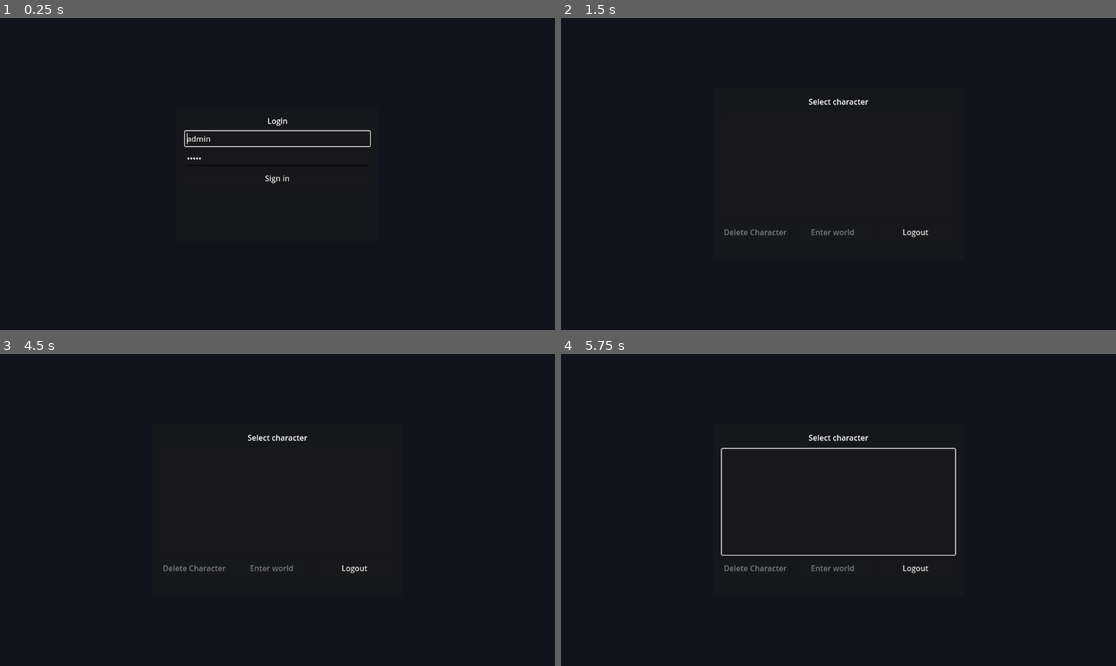
Above: before the commit, frames 1-4 (two rows, left to right).
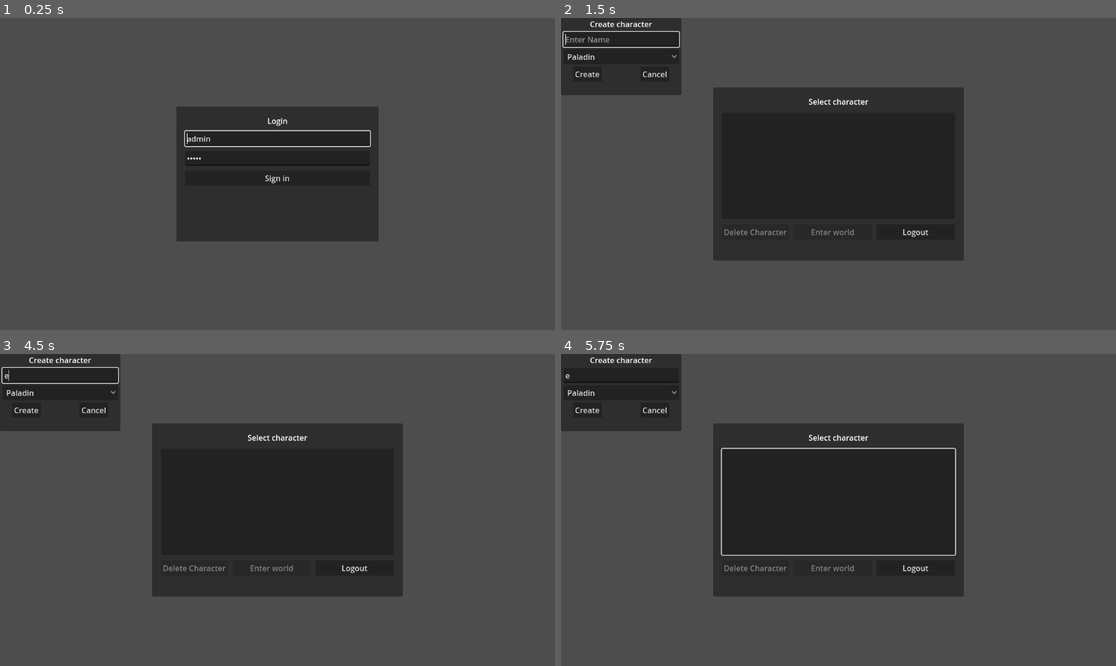
Above: after the commit, the same moments.

Repository: denisshkytko/mmo-mvp-godot
Game: Godot game, scene res://ui/flow/LoginUI.tscn
The game is run twice, just before and just after one commit, with the same random seed, the same clock (stepped at 60 frames per second) and the same inputs.
Inputs (mouse positions are in pixels of both pictures, inside the frame that each line leads up to):
- Up to frame 1 (0.25 s): no input
- Up to frame 2 (1.5 s): click "Sign in" at 0.5 s; click "Paladin" at 1.25 s
- Up to frame 3 (4.5 s): click "Create" at 2 s; click "Cancel" at 2.75 s; click "Logout" at 3.5 s; tap Enter at 4.25 s; move the mouse to (399, 494) at 4.27 s; hold Right (ui_right) from 4.28 s (still down); tap E (loot) at 4.35 s; click (399, 494) at 4.42 s
- Up to frame 4 (5.75 s): release Right (ui_right) at 5 s; tap Space at 5 s; drag from (727, 525) to (810, 572) at 5.02 s

The runs differ from the first frame. In frame 1, 84% of the frame differs, in the area x 0-100%, y 0-100%; in frame 2, 73%; in frame 3, 73%; in frame 4, 73%.

Commit message:
Remove Bg and Center nodes from HUDs

Diff:
--- a/ui/flow/CharacterSelectHUD.tscn
+++ b/ui/flow/CharacterSelectHUD.tscn
@@ -11,7 +11,7 @@
 grow_vertical = 2
 script = ExtResource("1_wuons")
 
-[node name="Root" type="Control" parent="."]
+[node name="Root" type="CenterContainer" parent="."]
 layout_mode = 3
 anchors_preset = 15
 anchor_right = 1.0
@@ -19,22 +19,11 @@
 grow_horizontal = 2
 grow_vertical = 2
 
-[node name="Bg" type="ColorRect" parent="Root"]
-layout_mode = 0
-anchor_right = 1.0
-anchor_bottom = 1.0
-color = Color(0.07, 0.08, 0.11, 1)
-
-[node name="Center" type="CenterContainer" parent="Root"]
-layout_mode = 0
-anchor_right = 1.0
-anchor_bottom = 1.0
-
-[node name="Panel" type="Panel" parent="Root/Center"]
+[node name="Panel" type="Panel" parent="Root"]
 custom_minimum_size = Vector2(520, 360)
 layout_mode = 2
 
-[node name="Margin" type="MarginContainer" parent="Root/Center/Panel"]
+[node name="Margin" type="MarginContainer" parent="Root/Panel"]
 layout_mode = 0
 anchor_right = 1.0
 anchor_bottom = 1.0
@@ -43,34 +32,34 @@
 theme_override_constants/margin_right = 18
 theme_override_constants/margin_bottom = 18
 
-[node name="VBox" type="VBoxContainer" parent="Root/Center/Panel/Margin"]
+[node name="VBox" type="VBoxContainer" parent="Root/Panel/Margin"]
 layout_mode = 2
 theme_override_constants/separation = 12
 
-[node name="Title" type="Label" parent="Root/Center/Panel/Margin/VBox"]
+[node name="Title" type="Label" parent="Root/Panel/Margin/VBox"]
 layout_mode = 2
 text = "Select character"
 horizontal_alignment = 1
 
-[node name="CharacterList" type="ItemList" parent="Root/Center/Panel/Margin/VBox"]
+[node name="CharacterList" type="ItemList" parent="Root/Panel/Margin/VBox"]
 custom_minimum_size = Vector2(0, 220)
 layout_mode = 2
 allow_reselect = true
 
-[node name="Buttons" type="HBoxContainer" parent="Root/Center/Panel/Margin/VBox"]
+[node name="Buttons" type="HBoxContainer" parent="Root/Panel/Margin/VBox"]
 layout_mode = 2
 theme_override_constants/separation = 10
 
-[node name="DeleteButton" type="Button" parent="Root/Center/Panel/Margin/VBox/Buttons"]
+[node name="DeleteButton" type="Button" parent="Root/Panel/Margin/VBox/Buttons"]
 layout_mode = 2
 text = "Delete Character"
 
-[node name="EnterButton" type="Button" parent="Root/Center/Panel/Margin/VBox/Buttons"]
+[node name="EnterButton" type="Button" parent="Root/Panel/Margin/VBox/Buttons"]
 layout_mode = 2
 size_flags_horizontal = 3
 text = "Enter world"
 
-[node name="LogoutButton" type="Button" parent="Root/Center/Panel/Margin/VBox/Buttons"]
+[node name="LogoutButton" type="Button" parent="Root/Panel/Margin/VBox/Buttons"]
 layout_mode = 2
 size_flags_horizontal = 3
 text = "Logout"
--- a/ui/flow/CreateCharacterHUD.tscn
+++ b/ui/flow/CreateCharacterHUD.tscn
@@ -15,21 +15,12 @@
 grow_horizontal = 2
 grow_vertical = 2
 
-[node name="Bg" type="ColorRect" parent="Root"]
+[node name="Panel" type="Panel" parent="Root"]
 layout_mode = 0
 offset_right = 250.0
 offset_bottom = 160.0
-color = Color(0.45452422, 0.45452428, 0.45452422, 1)
 
-[node name="Panel" type="Panel" parent="Root/Bg"]
-layout_mode = 1
-anchors_preset = 15
-anchor_right = 1.0
-anchor_bottom = 1.0
-grow_horizontal = 2
-grow_vertical = 2
-
-[node name="Margin" type="MarginContainer" parent="Root/Bg/Panel"]
+[node name="Margin" type="MarginContainer" parent="Root/Panel"]
 layout_mode = 1
 anchors_preset = 15
 anchor_right = 1.0
@@ -41,36 +32,36 @@
 theme_override_constants/margin_right = 5
 theme_override_constants/margin_bottom = 5
 
-[node name="VBox" type="VBoxContainer" parent="Root/Bg/Panel/Margin"]
+[node name="VBox" type="VBoxContainer" parent="Root/Panel/Margin"]
 layout_mode = 2
 theme_override_constants/separation = 5
 alignment = 1
 
-[node name="Title" type="Label" parent="Root/Bg/Panel/Margin/VBox"]
+[node name="Title" type="Label" parent="Root/Panel/Margin/VBox"]
 layout_mode = 2
 text = "Create character"
 horizontal_alignment = 1
 vertical_alignment = 1
 
-[node name="NameEdit" type="LineEdit" parent="Root/Bg/Panel/Margin/VBox"]
+[node name="NameEdit" type="LineEdit" parent="Root/Panel/Margin/VBox"]
 layout_mode = 2
 placeholder_text = "Enter Name"
 
-[node name="ClassOption" type="OptionButton" parent="Root/Bg/Panel/Margin/VBox"]
+[node name="ClassOption" type="OptionButton" parent="Root/Panel/Margin/VBox"]
 layout_mode = 2
 
-[node name="Buttons" type="HBoxContainer" parent="Root/Bg/Panel/Margin/VBox"]
+[node name="Buttons" type="HBoxContainer" parent="Root/Panel/Margin/VBox"]
 layout_mode = 2
 theme_override_constants/separation = 80
 alignment = 1
 
-[node name="CreateButton" type="Button" parent="Root/Bg/Panel/Margin/VBox/Buttons"]
+[node name="CreateButton" type="Button" parent="Root/Panel/Margin/VBox/Buttons"]
 layout_mode = 2
 text = "Create"
 
-[node name="CancelButton" type="Button" parent="Root/Bg/Panel/Margin/VBox/Buttons"]
+[node name="CancelButton" type="Button" parent="Root/Panel/Margin/VBox/Buttons"]
 layout_mode = 2
 text = "Cancel"
 
-[node name="ErrorLabel" type="Label" parent="Root/Bg/Panel/Margin/VBox"]
+[node name="ErrorLabel" type="Label" parent="Root/Panel/Margin/VBox"]
 layout_mode = 2
--- a/ui/flow/LoginHUD.tscn
+++ b/ui/flow/LoginHUD.tscn
@@ -11,7 +11,7 @@
 grow_vertical = 2
 script = ExtResource("1_4g51g")
 
-[node name="Root" type="Control" parent="."]
+[node name="Root" type="CenterContainer" parent="."]
 layout_mode = 3
 anchors_preset = 15
 anchor_right = 1.0
@@ -19,22 +19,11 @@
 grow_horizontal = 2
 grow_vertical = 2
 
-[node name="Bg" type="ColorRect" parent="Root"]
-layout_mode = 0
-anchor_right = 1.0
-anchor_bottom = 1.0
-color = Color(0.07, 0.08, 0.11, 1)
-
-[node name="Center" type="CenterContainer" parent="Root"]
-layout_mode = 0
-anchor_right = 1.0
-anchor_bottom = 1.0
-
-[node name="Panel" type="Panel" parent="Root/Center"]
+[node name="Panel" type="Panel" parent="Root"]
 custom_minimum_size = Vector2(420, 280)
 layout_mode = 2
 
-[node name="Margin" type="MarginContainer" parent="Root/Center/Panel"]
+[node name="Margin" type="MarginContainer" parent="Root/Panel"]
 layout_mode = 0
 anchor_right = 1.0
 anchor_bottom = 1.0
@@ -43,30 +32,30 @@
 theme_override_constants/margin_right = 18
 theme_override_constants/margin_bottom = 18
 
-[node name="VBox" type="VBoxContainer" parent="Root/Center/Panel/Margin"]
+[node name="VBox" type="VBoxContainer" parent="Root/Panel/Margin"]
 layout_mode = 2
 size_flags_vertical = 3
 theme_override_constants/separation = 10
 
-[node name="Title" type="Label" parent="Root/Center/Panel/Margin/VBox"]
+[node name="Title" type="Label" parent="Root/Panel/Margin/VBox"]
 layout_mode = 2
 text = "Login"
 horizontal_alignment = 1
 
-[node name="UsernameEdit" type="LineEdit" parent="Root/Center/Panel/Margin/VBox"]
+[node name="UsernameEdit" type="LineEdit" parent="Root/Panel/Margin/VBox"]
 layout_mode = 2
 placeholder_text = "Username"
 
-[node name="PasswordEdit" type="LineEdit" parent="Root/Center/Panel/Margin/VBox"]
+[node name="PasswordEdit" type="LineEdit" parent="Root/Panel/Margin/VBox"]
 layout_mode = 2
 placeholder_text = "Password"
 secret = true
 
-[node name="LoginButton" type="Button" parent="Root/Center/Panel/Margin/VBox"]
+[node name="LoginButton" type="Button" parent="Root/Panel/Margin/VBox"]
 layout_mode = 2
 text = "Sign in"
 
-[node name="ErrorLabel" type="Label" parent="Root/Center/Panel/Margin/VBox"]
+[node name="ErrorLabel" type="Label" parent="Root/Panel/Margin/VBox"]
 layout_mode = 2
 theme_override_colors/font_color = Color(1, 0.3, 0.3, 1)
 horizontal_alignment = 1
--- a/ui/flow/character_select_hud.gd
+++ b/ui/flow/character_select_hud.gd
@@ -1,9 +1,9 @@
 extends CanvasLayer
 
-@onready var list: ItemList = $Root/Center/Panel/Margin/VBox/CharacterList
-@onready var delete_button: Button = $Root/Center/Panel/Margin/VBox/Buttons/DeleteButton
-@onready var enter_button: Button = $Root/Center/Panel/Margin/VBox/Buttons/EnterButton
-@onready var logout_button: Button = $Root/Center/Panel/Margin/VBox/Buttons/LogoutButton
+@onready var list: ItemList = $Root/Panel/Margin/VBox/CharacterList
+@onready var delete_button: Button = $Root/Panel/Margin/VBox/Buttons/DeleteButton
+@onready var enter_button: Button = $Root/Panel/Margin/VBox/Buttons/EnterButton
+@onready var logout_button: Button = $Root/Panel/Margin/VBox/Buttons/LogoutButton
 
 var _selected_id: String = ""
 var _allow_enter: bool = false
--- a/ui/flow/create_character_hud.gd
+++ b/ui/flow/create_character_hud.gd
@@ -2,11 +2,11 @@
 
 signal character_created(char_id: String)
 
-@onready var name_edit: LineEdit = $Root/Bg/Panel/Margin/VBox/NameEdit
-@onready var class_option: OptionButton = $Root/Bg/Panel/Margin/VBox/ClassOption
-@onready var create_button: Button = $Root/Bg/Panel/Margin/VBox/Buttons/CreateButton
-@onready var cancel_button: Button = $Root/Bg/Panel/Margin/VBox/Buttons/CancelButton
-@onready var error_label: Label = $Root/Bg/Panel/Margin/VBox/ErrorLabel
+@onready var name_edit: LineEdit = $Root/Panel/Margin/VBox/NameEdit
+@onready var class_option: OptionButton = $Root/Panel/Margin/VBox/ClassOption
+@onready var create_button: Button = $Root/Panel/Margin/VBox/Buttons/CreateButton
+@onready var cancel_button: Button = $Root/Panel/Margin/VBox/Buttons/CancelButton
+@onready var error_label: Label = $Root/Panel/Margin/VBox/ErrorLabel
 
 func _ready() -> void:
 	error_label.text = ""
--- a/ui/flow/login_hud.gd
+++ b/ui/flow/login_hud.gd
@@ -1,9 +1,9 @@
 extends CanvasLayer
 
-@onready var username_edit: LineEdit = $Root/Center/Panel/Margin/VBox/UsernameEdit
-@onready var password_edit: LineEdit = $Root/Center/Panel/Margin/VBox/PasswordEdit
-@onready var login_button: Button = $Root/Center/Panel/Margin/VBox/LoginButton
-@onready var error_label: Label = $Root/Center/Panel/Margin/VBox/ErrorLabel
+@onready var username_edit: LineEdit = $Root/Panel/Margin/VBox/UsernameEdit
+@onready var password_edit: LineEdit = $Root/Panel/Margin/VBox/PasswordEdit
+@onready var login_button: Button = $Root/Panel/Margin/VBox/LoginButton
+@onready var error_label: Label = $Root/Panel/Margin/VBox/ErrorLabel
 
 func _ready() -> void:
 	error_label.text = ""
--- a/ui/flow/login_ui.gd
+++ b/ui/flow/login_ui.gd
@@ -1,9 +1,9 @@
 extends Control
 
-@onready var username_edit: LineEdit = $Root/Center/Panel/Margin/VBox/UsernameEdit
-@onready var password_edit: LineEdit = $Root/Center/Panel/Margin/VBox/PasswordEdit
-@onready var login_button: Button = $Root/Center/Panel/Margin/VBox/LoginButton
-@onready var error_label: Label = $Root/Center/Panel/Margin/VBox/ErrorLabel
+@onready var username_edit: LineEdit = $Root/Panel/Margin/VBox/UsernameEdit
+@onready var password_edit: LineEdit = $Root/Panel/Margin/VBox/PasswordEdit
+@onready var login_button: Button = $Root/Panel/Margin/VBox/LoginButton
+@onready var error_label: Label = $Root/Panel/Margin/VBox/ErrorLabel
 
 func _ready() -> void:
 	error_label.text = ""
